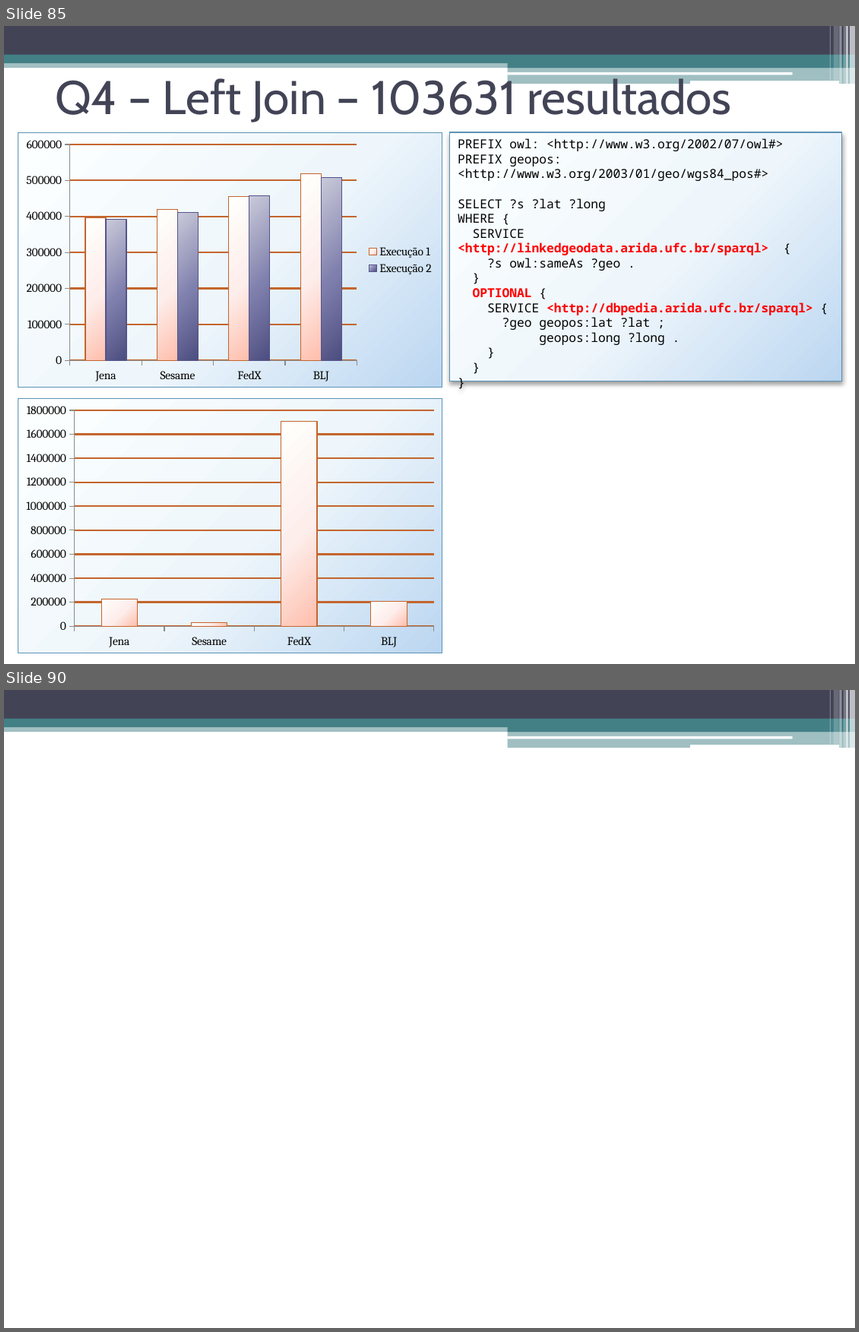
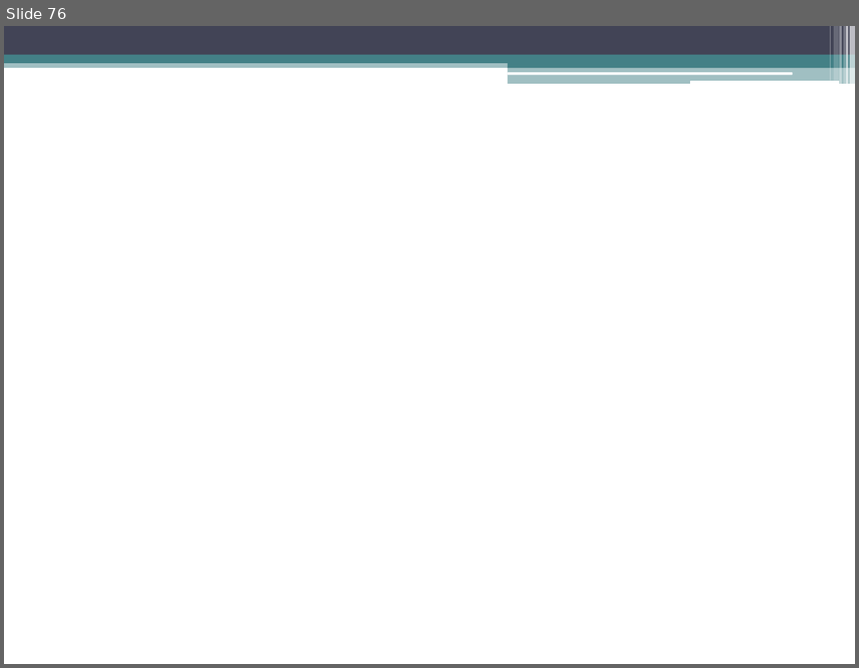
Before and after one commit to luiseufrasio/mestrado-ufc-eufrasio, a slide deck: dissertação/dissertacao_eufrasio-slides.pptx. Shown one above the other, each under a label of ours: slides 85 and 90 before the commit, slide 76 after it; the slides between them are not shown. The pictures are 859x1332 and 859x668 pixels, drawn with LibreOffice and Linux fonts; fonts in the diff are those of the drawing. Boxes give left, top, right and bottom in pixels: in the first picture for what was removed or moved away, otherwise in the second. Text is boxed around its words. In the diff, an @@ line names an element or a change of style, - is before the commit and + after.

```diff
--- a/dissertação/dissertacao_eufrasio-slides.pptx
+++ b/dissertação/dissertacao_eufrasio-slides.pptx
@@ slide 85 removed at bbox=[4, 26, 855, 664], background #FFFFFF; not listed: 13 template elements that a slide beside it also shows @@
@@ title removed at bbox=[55, 75, 732, 123] @@
-Q4 – Left Join – 103631 resultados
@@ column chart removed at bbox=[18, 132, 443, 388] @@
-categories: Jena, Sesame, FedX, BLJ
-Execução 1: 400000, 420000, 460000, 520000
-Execução 2: 390000, 410000, 460000, 510000
@@ rectangle removed at bbox=[449, 132, 842, 382] @@
-PREFIX owl: <http://www.w3.org/2002/07/owl#>
-PREFIX geopos: <http://www.w3.org/2003/01/geo/wgs84_pos#>
-SELECT ?s ?lat ?long
-WHERE {
-SERVICE <http://linkedgeodata.arida.ufc.br/sparql> {
-?s owl:sameAs ?geo .
-}
-OPTIONAL {
-SERVICE <http://dbpedia.arida.ufc.br/sparql> {
-?geo geopos:lat ?lat ;
-geopos:long ?long .
-}
-}
-}
@@ column chart removed at bbox=[18, 399, 443, 655] @@
-categories: Jena, Sesame, FedX, BLJ
-Series 1: 230000, 30000, 1710000, 210000
@@ what was slide 90 is now slide 76 @@
```
Also in this commit, not shown: 10 slides added, 23 other slides removed, 2 other files.
